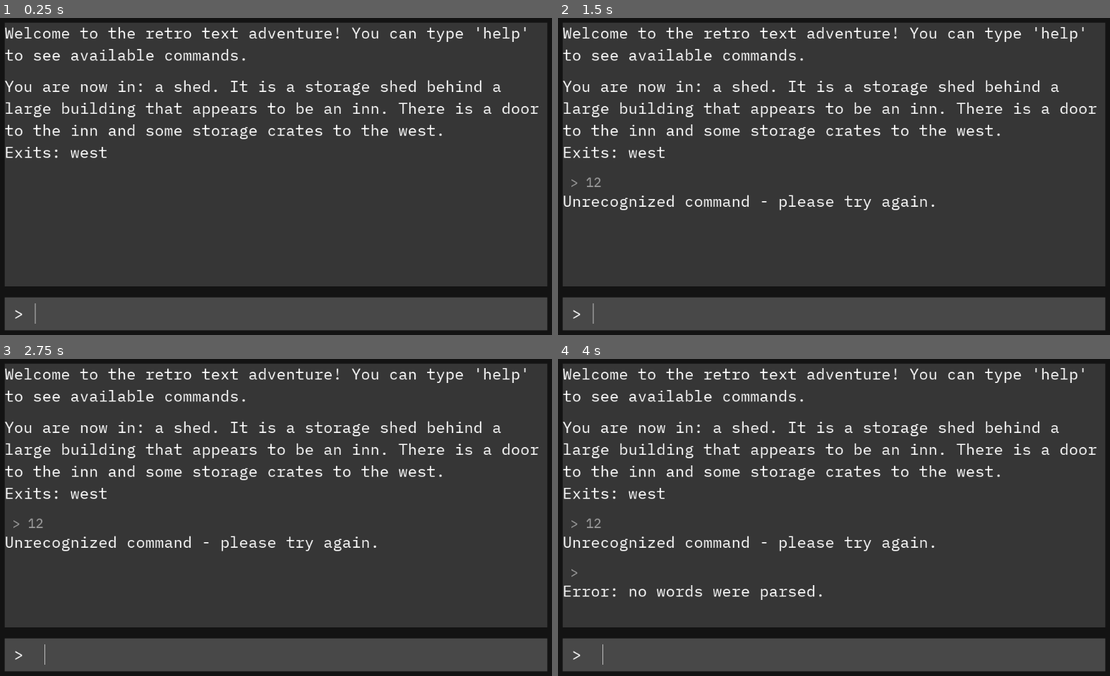
Above: before the commit, frames 1-4 (two rows, left to right).
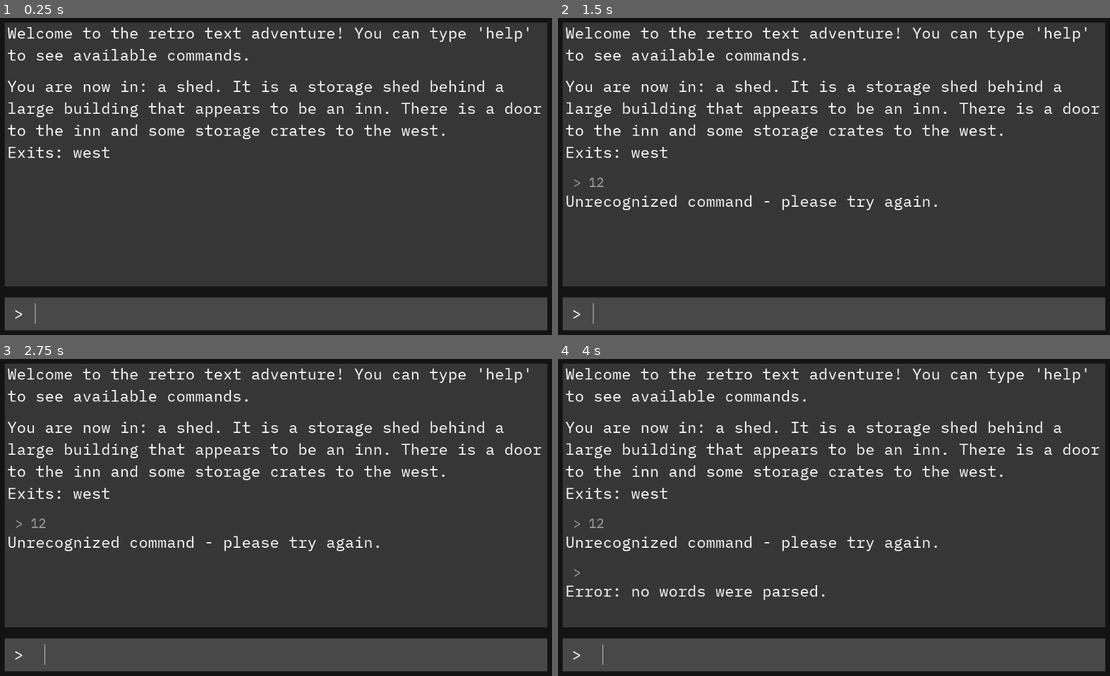
Above: after the commit, the same moments.

Repository: josephmbustamante/godot-text-adventure-tutorial
Game: Godot game, scene res://Game.tscn
Two runs of this game, one before a commit and one after it. Both use one fixed random seed, a clock stepped at 60 frames per second and the inputs below.
Inputs (mouse positions are in pixels of both pictures, inside the frame that each line leads up to):
- Up to frame 1 (0.25 s): no input
- Up to frame 2 (1.5 s): click (850, 312) at 0.52 s; type "12" at 0.6 s; tap Enter at 1.25 s
- Up to frame 3 (2.75 s): tap Space at 2 s
- Up to frame 4 (4 s): tap Enter at 2.75 s; tap Space at 3.5 s

The runs differ from the first frame. In frame 1, 6.6% of the frame differs, in the area x 0-99%, y 2-45%; in frame 2, 7.8%; in frame 3, 7.8%; in frame 4, 8.6%, in the area x 0-99%, y 2-76%.

Commit message:
Refactor our text display mechanics for better decoupling (part #16)

Diff:
--- a/Game.gd
+++ b/Game.gd
@@ -1,60 +1,22 @@
 extends Control
 
 
-const Response = preload("res://input/Response.tscn")
-const InputResponse = preload("res://input/InputResponse.tscn")
-
-export (int) var max_lines_remembered := 30
-
-var max_scroll_length := 0
-
+onready var game_info = $Background/MarginContainer/Rows/GameInfo
 onready var command_processor = $CommandProcessor
-onready var history_rows = $Background/MarginContainer/Rows/GameInfo/Scroll/HistoryRows
-onready var scroll = $Background/MarginContainer/Rows/GameInfo/Scroll
-onready var scrollbar = scroll.get_v_scrollbar()
 onready var room_manager = $RoomManager
 onready var player = $Player
 
 
 func _ready() -> void:
-	scrollbar.connect("changed", self, "handle_scrollbar_changed")
-	max_scroll_length = scrollbar.max_value
-
-	create_response("Welcome to the retro text adventure! You can type 'help' to see available commands.")
+	game_info.create_response("Welcome to the retro text adventure! You can type 'help' to see available commands.")
 
 	var starting_room_response = command_processor.initialize(room_manager.get_child(0), player)
-	create_response(starting_room_response)
-
-
-func handle_scrollbar_changed():
-	if max_scroll_length != scrollbar.max_value:
-		max_scroll_length = scrollbar.max_value
-		scroll.scroll_vertical = max_scroll_length
+	game_info.create_response(starting_room_response)
 
 
 func _on_Input_text_entered(new_text: String) -> void:
 	if new_text.empty():
 		return
 
-	var input_response = InputResponse.instance()
 	var response = command_processor.process_command(new_text)
-	input_response.set_text(new_text, response)
-	add_response_to_game(input_response)
-
-
-func create_response(response_text: String):
-	var response = Response.instance()
-	response.text = response_text
-	add_response_to_game(response)
-
-
-func add_response_to_game(response: Control):
-	history_rows.add_child(response)
-	delete_history_beyond_limit()
-
-
-func delete_history_beyond_limit():
-	if history_rows.get_child_count() > max_lines_remembered:
-		var rows_to_forget = history_rows.get_child_count() - max_lines_remembered
-		for i in range(rows_to_forget):
-			history_rows.get_child(i).queue_free()
+	game_info.create_response_with_input(response, new_text)
--- a/Game.tscn
+++ b/Game.tscn
@@ -7,12 +7,10 @@
 [ext_resource path="res://rooms/GameRoom.tscn" type="PackedScene" id=5]
 [ext_resource path="res://rooms/RoomManager.gd" type="Script" id=6]
 [ext_resource path="res://Player.gd" type="Script" id=7]
+[ext_resource path="res://GameInfo.tscn" type="PackedScene" id=8]
 
 [sub_resource type="StyleBoxFlat" id=1]
 bg_color = Color( 0.0784314, 0.0784314, 0.0784314, 1 )
-
-[sub_resource type="StyleBoxFlat" id=2]
-bg_color = Color( 0.215686, 0.215686, 0.215686, 1 )
 
 [sub_resource type="StyleBoxFlat" id=3]
 bg_color = Color( 0.286275, 0.286275, 0.286275, 1 )
@@ -138,23 +136,7 @@
 margin_bottom = 580.0
 custom_constants/separation = 20
 
-[node name="GameInfo" type="PanelContainer" parent="Background/MarginContainer/Rows"]
-margin_right = 984.0
-margin_bottom = 480.0
-size_flags_vertical = 3
-custom_styles/panel = SubResource( 2 )
-
-[node name="Scroll" type="ScrollContainer" parent="Background/MarginContainer/Rows/GameInfo"]
-margin_right = 984.0
-margin_bottom = 480.0
-scroll_horizontal_enabled = false
-
-[node name="HistoryRows" type="VBoxContainer" parent="Background/MarginContainer/Rows/GameInfo/Scroll"]
-margin_right = 984.0
-margin_bottom = 480.0
-size_flags_horizontal = 3
-size_flags_vertical = 3
-custom_constants/separation = 20
+[node name="GameInfo" parent="Background/MarginContainer/Rows" instance=ExtResource( 8 )]
 
 [node name="InputArea" type="PanelContainer" parent="Background/MarginContainer/Rows"]
 margin_top = 500.0
--- /dev/null
+++ b/GameInfo.gd
@@ -0,0 +1,49 @@
+extends PanelContainer
+
+
+const INPUT_RESPONSE = preload("res://input/InputResponse.tscn")
+
+export (int) var max_lines_remembered := 30
+
+var max_scroll_length := 0
+
+onready var scroll = $Scroll
+onready var scrollbar = scroll.get_v_scrollbar()
+onready var history_rows = $Scroll/HistoryRows
+
+
+func _ready() -> void:
+	scrollbar.connect("changed", self, "_handle_scrollbar_changed")
+	max_scroll_length = scrollbar.max_value
+
+
+##### PUBLIC #####
+func create_response(response_text: String):
+	var response = INPUT_RESPONSE.instance()
+	_add_response_to_game(response)
+	response.set_text(response_text)
+
+
+func create_response_with_input(response_text: String, input_text: String):
+	var input_response = INPUT_RESPONSE.instance()
+	_add_response_to_game(input_response)
+	input_response.set_text(response_text, input_text)
+
+
+##### PRIVATE #####
+func _handle_scrollbar_changed():
+	if max_scroll_length != scrollbar.max_value:
+		max_scroll_length = scrollbar.max_value
+		scroll.scroll_vertical = max_scroll_length
+
+
+func _delete_history_beyond_limit():
+	if history_rows.get_child_count() > max_lines_remembered:
+		var rows_to_forget = history_rows.get_child_count() - max_lines_remembered
+		for i in range(rows_to_forget):
+			history_rows.get_child(i).queue_free()
+
+
+func _add_response_to_game(response: Control):
+	history_rows.add_child(response)
+	_delete_history_beyond_limit()
--- /dev/null
+++ b/GameInfo.tscn
@@ -0,0 +1,28 @@
+[gd_scene load_steps=3 format=2]
+
+[ext_resource path="res://GameInfo.gd" type="Script" id=1]
+
+[sub_resource type="StyleBoxFlat" id=2]
+bg_color = Color( 0.215686, 0.215686, 0.215686, 1 )
+
+[node name="GameInfo" type="PanelContainer"]
+margin_right = 984.0
+margin_bottom = 480.0
+size_flags_vertical = 3
+custom_styles/panel = SubResource( 2 )
+script = ExtResource( 1 )
+__meta__ = {
+"_edit_use_anchors_": false
+}
+
+[node name="Scroll" type="ScrollContainer" parent="."]
+margin_right = 984.0
+margin_bottom = 480.0
+scroll_horizontal_enabled = false
+
+[node name="HistoryRows" type="VBoxContainer" parent="Scroll"]
+margin_right = 984.0
+margin_bottom = 480.0
+size_flags_horizontal = 3
+size_flags_vertical = 3
+custom_constants/separation = 20
--- a/input/InputResponse.gd
+++ b/input/InputResponse.gd
@@ -1,6 +1,14 @@
-extends VBoxContainer
+extends MarginContainer
 
 
-func set_text(input: String, response: String):
-	$InputHistory.text = " > " + input
-	$Response.text = response
+onready var input_label = $Rows/InputHistory
+onready var response_label = $Rows/Response
+
+
+func set_text(response: String, input: String = ""):
+	if input == "":
+		input_label.queue_free()
+	else:
+		input_label.text = " > " + input
+
+	response_label.text = response
--- a/input/InputResponse.tscn
+++ b/input/InputResponse.tscn
@@ -4,15 +4,26 @@
 [ext_resource path="res://input/InputResponse.gd" type="Script" id=2]
 [ext_resource path="res://input/InputHistory.tscn" type="PackedScene" id=3]
 
-[node name="InputResponse" type="VBoxContainer"]
-margin_right = 984.0
-margin_bottom = 73.0
-custom_constants/separation = 0
+[node name="InputResponse" type="MarginContainer"]
+anchor_right = 1.0
+anchor_bottom = 1.0
+custom_constants/margin_left = 5
 script = ExtResource( 2 )
 __meta__ = {
 "_edit_use_anchors_": false
 }
 
-[node name="InputHistory" parent="." instance=ExtResource( 3 )]
+[node name="Rows" type="VBoxContainer" parent="."]
+margin_left = 5.0
+margin_right = 1024.0
+margin_bottom = 600.0
+custom_constants/separation = 0
+__meta__ = {
+"_edit_use_anchors_": false
+}
 
-[node name="Response" parent="." instance=ExtResource( 1 )]
+[node name="InputHistory" parent="Rows" instance=ExtResource( 3 )]
+margin_right = 1019.0
+
+[node name="Response" parent="Rows" instance=ExtResource( 1 )]
+margin_right = 1019.0
